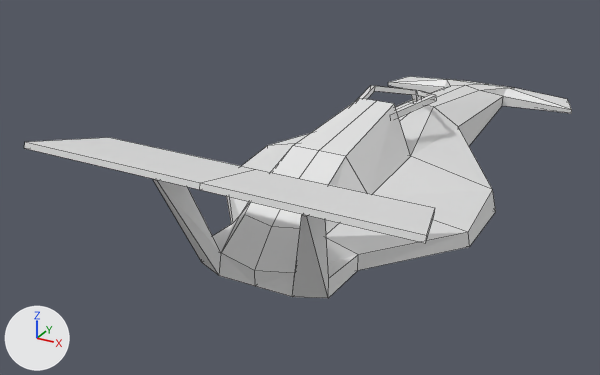
One commit to the Blender file models/race_car_body_5.blend: the scene before it, then after it.
Camera for both pictures: a 50 mm camera at (2.01, -4.82, 2.24) aimed at (-0.47, -0.32, 0.0). The lights are fixed; the arrows at lower left show +X, +Y and +Z. The picture after the commit comes second. Mesh edges are drawn as thin lines.

The older version as bpy lines, for what is in view:
```python
me_cube = bpy.data.meshes.new('Cube')
me_cube.from_pydata(...)  # 91 vertices, 75 faces; spans x -2.7..2.7, y -2.3..9.2, z 0.8..17.4
me_cube.materials.append(mat_material)  # its picture is missing
me_cube_001 = bpy.data.meshes.new('Cube.001')
me_cube_001.from_pydata(...)  # 77 vertices, 60 faces; spans x -2.14..2.14, y -1.2..9.19, z 0.84..13.82
me_cube_001.materials.append(mat_material)  # its picture is missing
ob_cube = bpy.data.objects.new('Cube', me_cube)
ob_cube.location = (0.0, -1.186, 0.0)
ob_cube.scale = (0.387, 0.387, 0.0457)
ob_cube_001 = bpy.data.objects.new('Cube.001', me_cube_001)
ob_cube_001.location = (0.0, -1.186, 0.0)
ob_cube_001.scale = (0.387, 0.387, 0.0457)
```
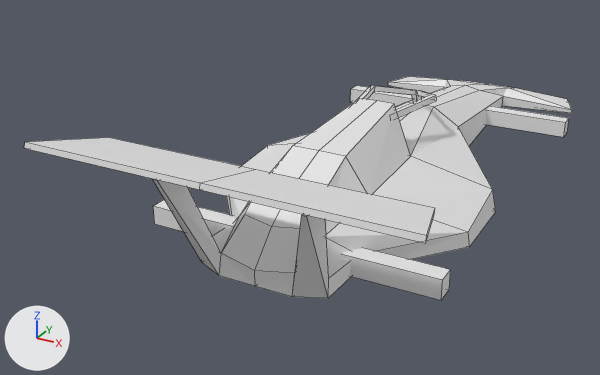
Commit message: twik race car

Diff of the bpy script that builds the scene:
```diff
--- a/models/race_car_body_5.blend.py
+++ b/models/race_car_body_5.blend.py
@@ me_cube_001 @@
 # used by ob_cube_001; location = (0.0, -1.186, 0.0); scale = (0.387, 0.387, 0.0457)
-me_cube_001.from_pydata(...)  # 77 vertices, 60 faces; spans x -2.14..2.14, y -1.2..9.19, z 0.84..13.82
+me_cube_001.from_pydata(...)  # 93 vertices, 72 faces; spans x -2.31..2.31, y -1.2..9.19, z 0.84..13.82
+# me_cube_001 part 1: a new loose piece, a box spanning x -2.31..2.31, y 6.56..6.87, z 1.25..3.83, in mat_material (its picture is missing)
+# me_cube_001 part 2: a new loose piece, a box spanning x -2.31..2.31, y -0.38..-0.07, z 1.25..3.83, in mat_material (its picture is missing)
 me_cube_001.materials.append(mat_material)
```

What differs and where, as boxes (x1, y1, x2, y2) in the pictures (600 x 375 px):
'Cube.001', reshaped: before (357, 85, 436, 155); after (153, 85, 569, 300)
part 1 of me_cube_001, added: after (350, 85, 569, 137)
part 2 of me_cube_001, added: after (153, 199, 451, 300)
